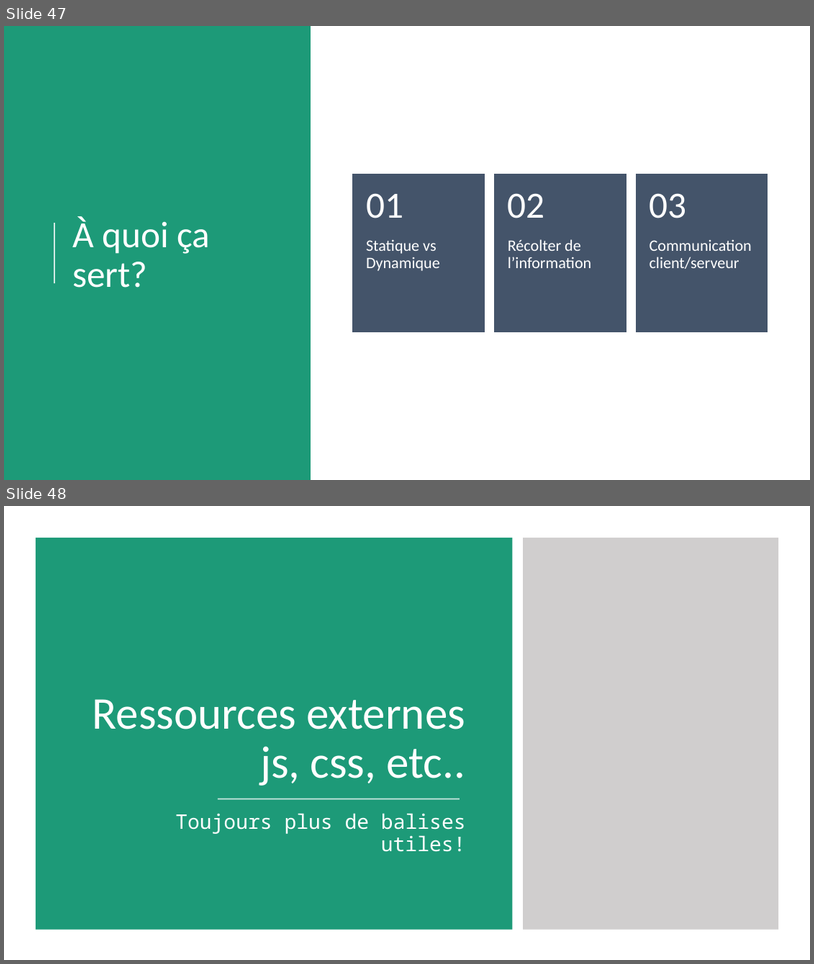
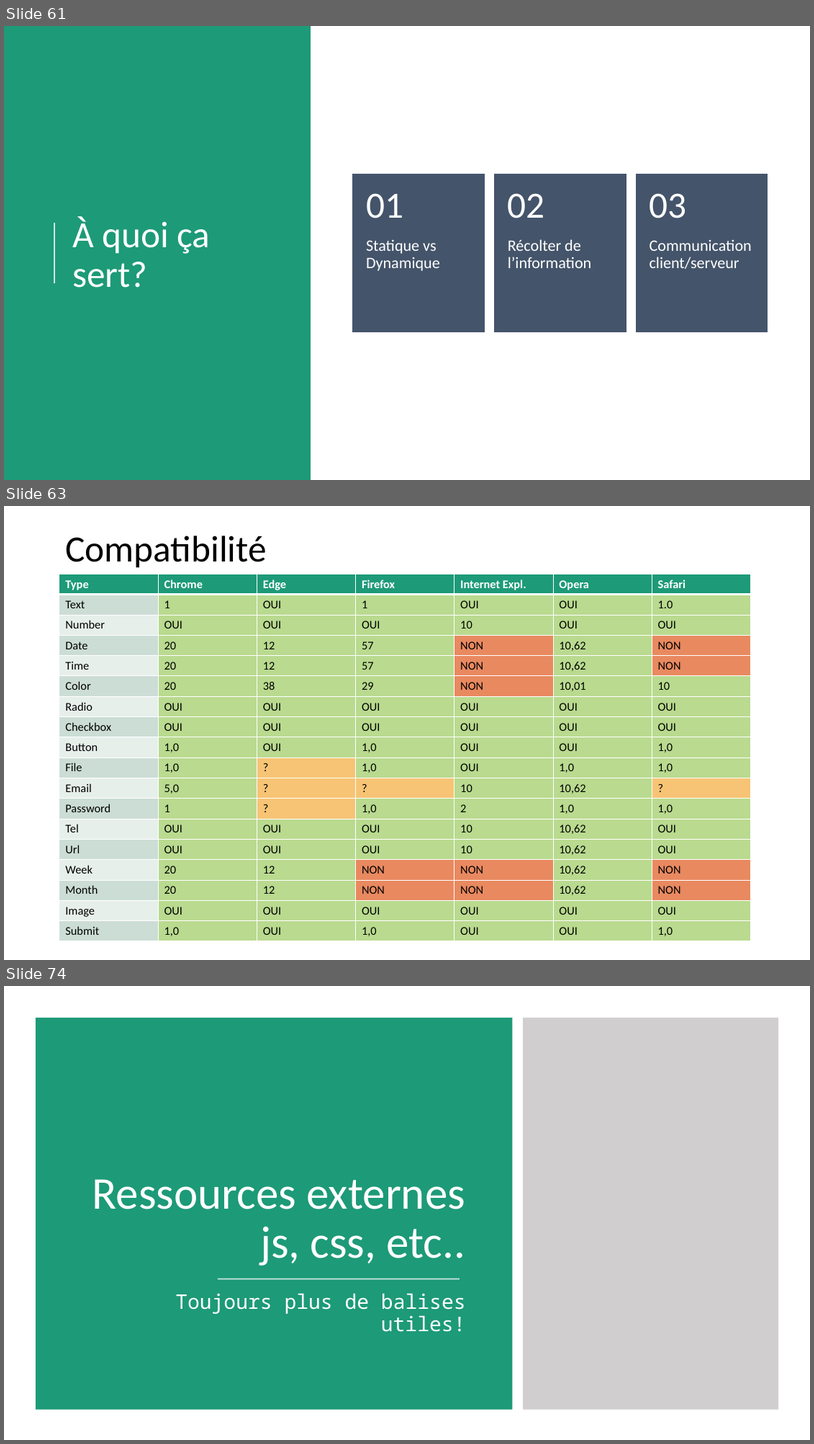
Before and after one commit to fragmatyc/SAAQ, a slide deck: HTML/1. Présentation/Cours HTML - v1.0.pptx. Shown one above the other, each under a label of ours: slides 47 and 48 before the commit, slides 61, 63 and 74 after it; the slides between them are not shown. The pictures are 814x964 and 814x1444 pixels, drawn with LibreOffice and Linux fonts; fonts in the diff are those of the drawing. Boxes give left, top, right and bottom in pixels: in the first picture for what was removed or moved away, otherwise in the second. Text is boxed around its words. In the diff, an @@ line names an element or a change of style, - is before the commit and + after.

```diff
--- a/HTML/1. Présentation/Cours HTML - v1.0.pptx
+++ b/HTML/1. Présentation/Cours HTML - v1.0.pptx
@@ slide 63 added at (x1=4, y1=506, x2=810, y2=960), background #FFFFFF @@
@@ title added at (x1=65, y1=536, x2=266, y2=568), 44 pt, text #000000 @@
+Compatibilité
@@ table added at (x1=59, y1=574, x2=750, y2=939), 18 rows, 7 columns @@
+Type | Chrome | Edge | Firefox | Internet Expl. | Opera | Safari
+Text | 1 | OUI | 1 | OUI | OUI | 1.0
+Number | OUI | OUI | OUI | 10 | OUI | OUI
+Date | 20 | 12 | 57 | NON | 10,62 | NON
+Time | 20 | 12 | 57 | NON | 10,62 | NON
+Color | 20 | 38 | 29 | NON | 10,01 | 10
+Radio | OUI | OUI | OUI | OUI | OUI | OUI
+Checkbox | OUI | OUI | OUI | OUI | OUI | OUI
+Button | 1,0 | OUI | 1,0 | OUI | OUI | 1,0
+File | 1,0 | ? | 1,0 | OUI | 1,0 | 1,0
+Email | 5,0 | ? | ? | 10 | 10,62 | ?
+Password | 1 | ? | 1,0 | 2 | 1,0 | 1,0
+Tel | OUI | OUI | OUI | 10 | 10,62 | OUI
+Url | OUI | OUI | OUI | 10 | 10,62 | OUI
+Week | 20 | 12 | NON | NON | 10,62 | NON
+Month | 20 | 12 | NON | NON | 10,62 | NON
+Image | OUI | OUI | OUI | OUI | OUI | OUI
+Submit | 1,0 | OUI | 1,0 | OUI | OUI | 1,0
@@ what was slide 47 is now slide 61 @@
@@ what was slide 48 is now slide 74 @@
```
Also in this commit, not shown: 2 slides changed, 32 other slides added, 2 slides removed.
